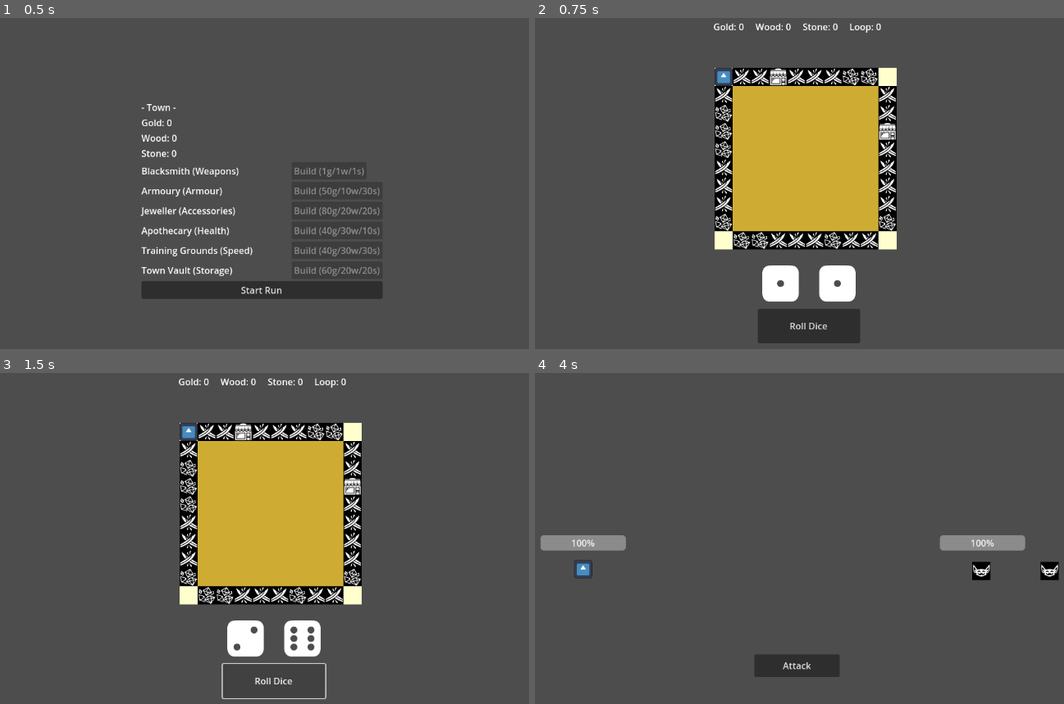
Above: before the commit, frames 1-4 (two rows, left to right).
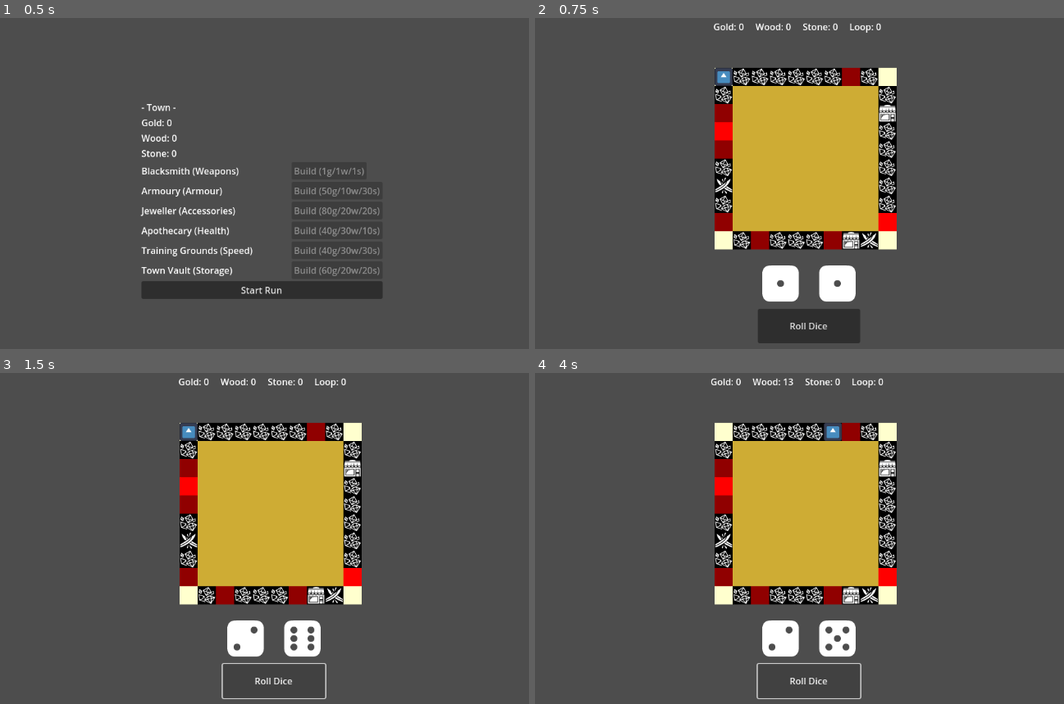
Above: after the commit, the same moments.

Repository: pescmy/HeRoll
Game: Godot game, scene res://scene/town.tscn
Two runs of this game, one before a commit and one after it. Both use one fixed random seed, a clock stepped at 60 frames per second and the inputs below. The engine's default icon, where the game draws it, is replaced by a stand-in: a white triangle on a blue panel in a dark square.
Inputs:
- Up to frame 1 (0.5 s): no input
- Up to frame 2 (0.75 s): click "Start Run" at 0.5 s
- Up to frame 3 (1.5 s): click "Roll Dice" at 1.25 s
- Up to frame 4 (4 s): click "Roll Dice" at 2 s; click "Roll Dice" at 2.75 s; tap Enter (ui_accept) at 3.5, 3.77 s; hold R (roll dice) from 3.53 s (still down)

Frame 1 is identical in both runs. In frame 2, 3.9% of the frame differs, in the area x 33-69%, y 15-71%; in frame 3, 3.9%; in frame 4, 23%, in the area x 1-100%, y 1-99%.

Commit message:
fix inventory ui

Diff:
--- a/scene/inventory_ui.tscn
+++ b/scene/inventory_ui.tscn
@@ -21,93 +21,3 @@
 [node name="GridContainer" type="GridContainer" parent="Panel/VBoxContainer"]
 layout_mode = 2
 columns = 5
-
-[node name="PanelContainer" type="PanelContainer" parent="Panel/VBoxContainer/GridContainer"]
-layout_mode = 2
-
-[node name="Icon" type="TextureRect" parent="Panel/VBoxContainer/GridContainer/PanelContainer"]
-layout_mode = 2
-
-[node name="Amount" type="Label" parent="Panel/VBoxContainer/GridContainer/PanelContainer"]
-layout_mode = 2
-
-[node name="PanelContainer2" type="PanelContainer" parent="Panel/VBoxContainer/GridContainer"]
-layout_mode = 2
-
-[node name="Icon" type="TextureRect" parent="Panel/VBoxContainer/GridContainer/PanelContainer2"]
-layout_mode = 2
-
-[node name="Amount" type="Label" parent="Panel/VBoxContainer/GridContainer/PanelContainer2"]
-layout_mode = 2
-
-[node name="PanelContainer3" type="PanelContainer" parent="Panel/VBoxContainer/GridContainer"]
-layout_mode = 2
-
-[node name="Icon" type="TextureRect" parent="Panel/VBoxContainer/GridContainer/PanelContainer3"]
-layout_mode = 2
-
-[node name="Amount" type="Label" parent="Panel/VBoxContainer/GridContainer/PanelContainer3"]
-layout_mode = 2
-
-[node name="PanelContainer4" type="PanelContainer" parent="Panel/VBoxContainer/GridContainer"]
-layout_mode = 2
-
-[node name="Icon" type="TextureRect" parent="Panel/VBoxContainer/GridContainer/PanelContainer4"]
-layout_mode = 2
-
-[node name="Amount" type="Label" parent="Panel/VBoxContainer/GridContainer/PanelContainer4"]
-layout_mode = 2
-
-[node name="PanelContainer5" type="PanelContainer" parent="Panel/VBoxContainer/GridContainer"]
-layout_mode = 2
-
-[node name="Icon" type="TextureRect" parent="Panel/VBoxContainer/GridContainer/PanelContainer5"]
-layout_mode = 2
-
-[node name="Amount" type="Label" parent="Panel/VBoxContainer/GridContainer/PanelContainer5"]
-layout_mode = 2
-
-[node name="PanelContainer6" type="PanelContainer" parent="Panel/VBoxContainer/GridContainer"]
-layout_mode = 2
-
-[node name="Icon" type="TextureRect" parent="Panel/VBoxContainer/GridContainer/PanelContainer6"]
-layout_mode = 2
-
-[node name="Amount" type="Label" parent="Panel/VBoxContainer/GridContainer/PanelContainer6"]
-layout_mode = 2
-
-[node name="PanelContainer7" type="PanelContainer" parent="Panel/VBoxContainer/GridContainer"]
-layout_mode = 2
-
-[node name="Icon" type="TextureRect" parent="Panel/VBoxContainer/GridContainer/PanelContainer7"]
-layout_mode = 2
-
-[node name="Amount" type="Label" parent="Panel/VBoxContainer/GridContainer/PanelContainer7"]
-layout_mode = 2
-
-[node name="PanelContainer8" type="PanelContainer" parent="Panel/VBoxContainer/GridContainer"]
-layout_mode = 2
-
-[node name="Icon" type="TextureRect" parent="Panel/VBoxContainer/GridContainer/PanelContainer8"]
-layout_mode = 2
-
-[node name="Amount" type="Label" parent="Panel/VBoxContainer/GridContainer/PanelContainer8"]
-layout_mode = 2
-
-[node name="PanelContainer9" type="PanelContainer" parent="Panel/VBoxContainer/GridContainer"]
-layout_mode = 2
-
-[node name="Icon" type="TextureRect" parent="Panel/VBoxContainer/GridContainer/PanelContainer9"]
-layout_mode = 2
-
-[node name="Amount" type="Label" parent="Panel/VBoxContainer/GridContainer/PanelContainer9"]
-layout_mode = 2
-
-[node name="PanelContainer10" type="PanelContainer" parent="Panel/VBoxContainer/GridContainer"]
-layout_mode = 2
-
-[node name="Icon" type="TextureRect" parent="Panel/VBoxContainer/GridContainer/PanelContainer10"]
-layout_mode = 2
-
-[node name="Amount" type="Label" parent="Panel/VBoxContainer/GridContainer/PanelContainer10"]
-layout_mode = 2
--- a/scripts/game_data.gd
+++ b/scripts/game_data.gd
@@ -3,9 +3,9 @@
 var player_tile_index: int = 0
 var board_generated: bool = false
 
-var tile_combat: int = 20
+var tile_combat: int = 2
 var tile_shop: int = 2
-var tile_resource: int = 10
+var tile_resource: int = 20
 var tile_types: Dictionary = {}
 
 var current_enemy_data: Array[EnemyData] = []
--- a/scripts/inventory_ui.gd
+++ b/scripts/inventory_ui.gd
@@ -15,15 +15,15 @@
 func _setup_layout() -> void:
 	var style = StyleBoxFlat.new()
 	style.bg_color = Color(0.15, 0.15, 0.15, 1.0)
-	style.border_width_left = 2
-	style.border_width_right = 2
+	style.border_width_left = -2
+	style.border_width_right = -2
 	style.border_width_top = 2
 	style.border_width_bottom = 2
 	style.border_color = Color(0.5, 0.5, 0.5, 1.0)
 	$Panel.add_theme_stylebox_override("panel", style)
 
 	var viewport_size = get_viewport().get_visible_rect().size
-	var panel_size = Vector2(370, 300)
+	var panel_size = Vector2(400, 300)
 	var pos = (viewport_size - panel_size) / 2
 	pos.y += 50
 	$Panel.set_position(pos)
@@ -66,7 +66,10 @@
 
 		var label = Label.new()
 		label.set_anchors_preset(Control.PRESET_BOTTOM_RIGHT)
+		label.grow_horizontal = Control.GROW_DIRECTION_BEGIN
+		label.grow_vertical = Control.GROW_DIRECTION_BEGIN
 		label.name = "Amount"
+		label.add_theme_color_override("font_color", Color.RED)
 
 		overlay.add_child(texture_rect)
 		overlay.add_child(label)
